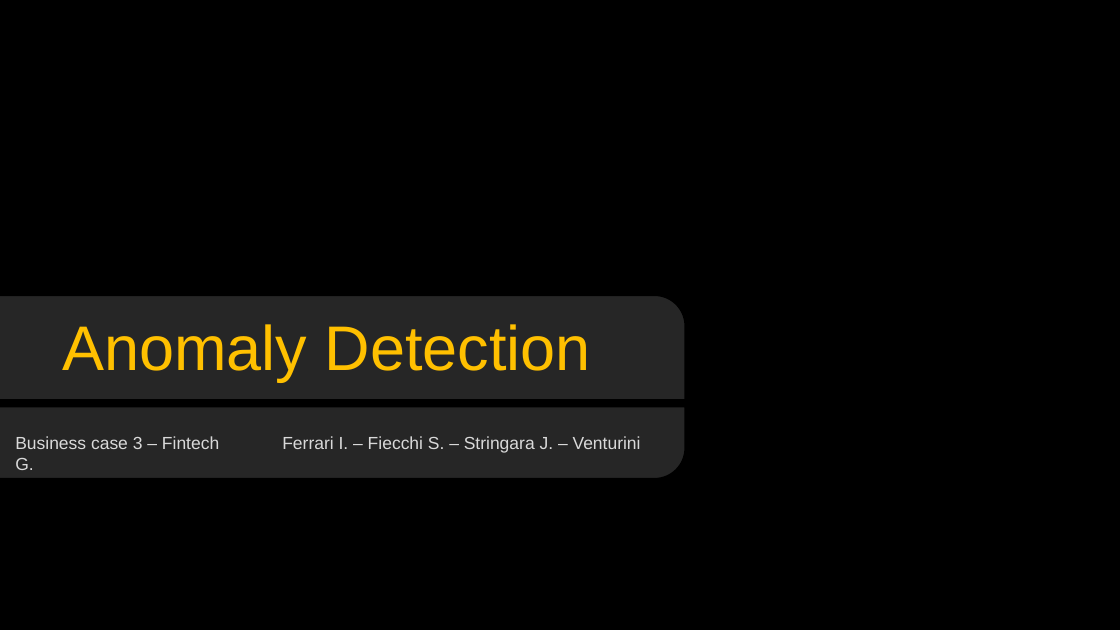
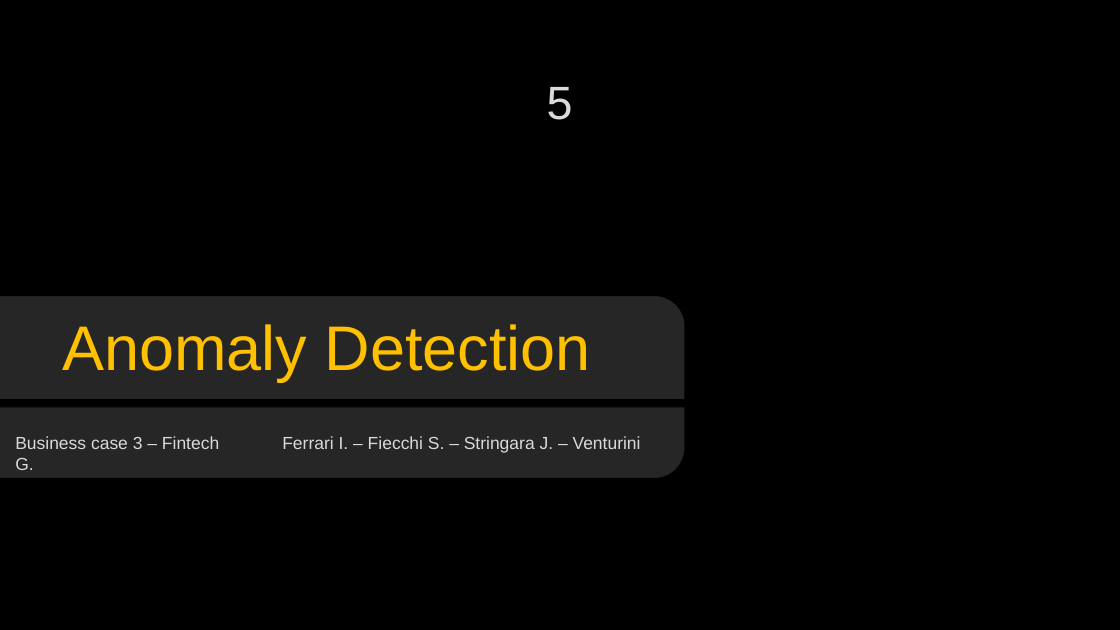
Before and after one commit to jstringara/Fintech, a slide deck: slide 1 of BC3/G/Bozza.pptx. Drawn at 1120x630 pixels with LibreOffice and Linux fonts; fonts in the diff are those of the drawing; background and template pictures are left out. Boxes give left, top, right and bottom in pixels: in the first picture for what was removed or moved away, otherwise in the second. Text is boxed around its words. In the diff, an @@ line names an element or a change of style, - is before the commit and + after.

```diff
--- a/BC3/G/Bozza.pptx
+++ b/BC3/G/Bozza.pptx
@@ title added at (547,87,573,120), 40 pt, text #DADADA @@
+5
```
Also in this commit, not shown: 1 other slide changed.
